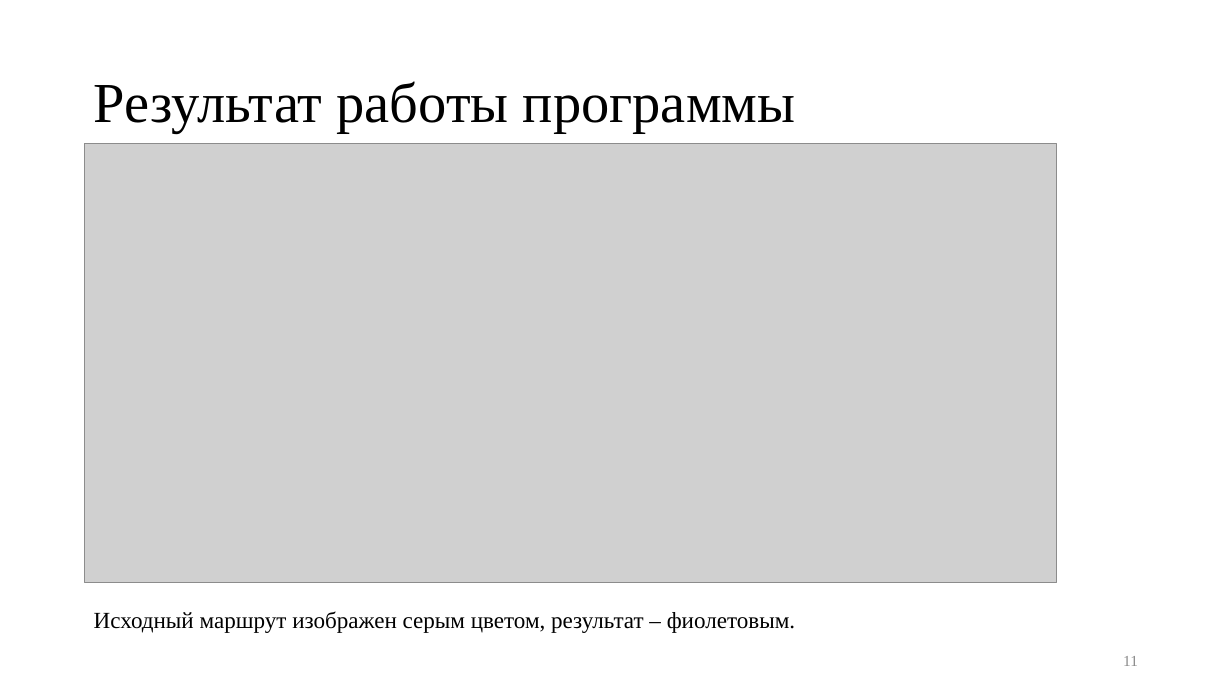
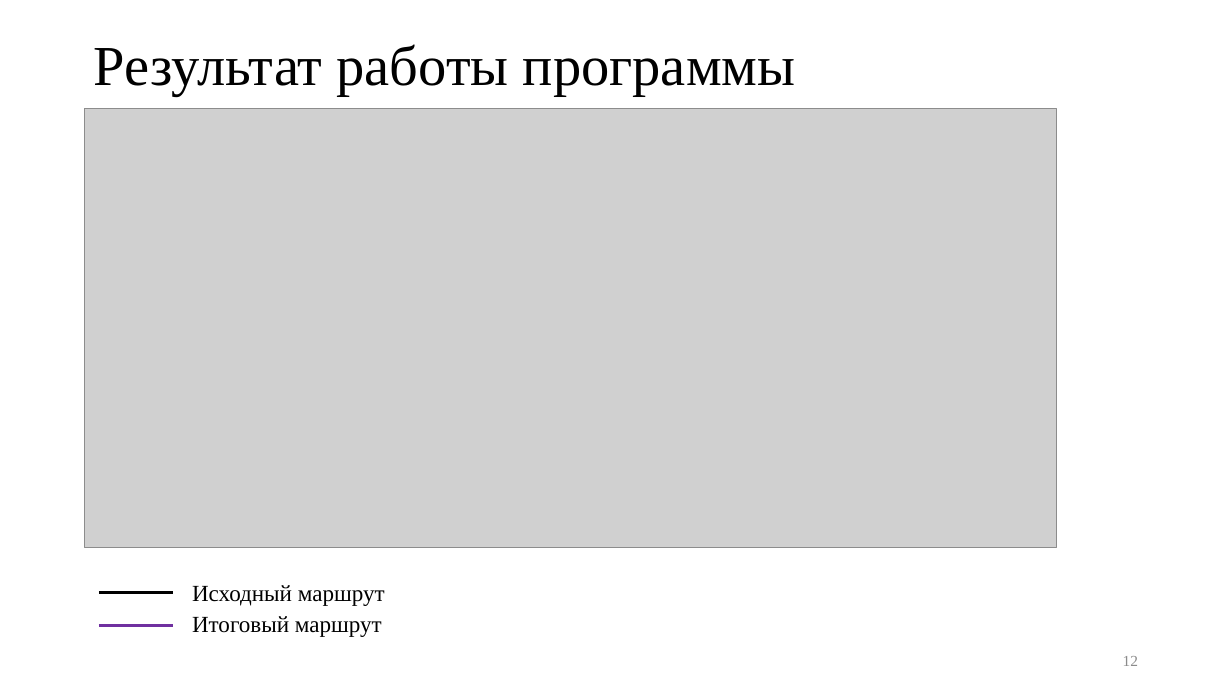
Before and after one commit to kaedvann/TrackFilter, a slide deck: slide 12 of docs/thesis/thesis.pptx (slide 11 before the commit). Drawn at 1232x693 pixels with LibreOffice and Linux fonts; fonts in the diff are those of the drawing; grey boxes stand for pictures. Boxes give left, top, right and bottom in pixels: in the first picture for what was removed or moved away, otherwise in the second. Text is boxed around its words. In the diff, an @@ line names an element or a change of style, - is before the commit and + after.

```diff
--- a/docs/thesis/thesis.pptx
+++ b/docs/thesis/thesis.pptx
@@ title "Результат работы программы": place and size @@
-title "Результат работы программы" at bbox=[94, 81, 795, 133]
+title "Результат работы программы" at bbox=[94, 44, 795, 96]
@@ picture: place and size @@
-picture at bbox=[85, 143, 1057, 583]
+picture at bbox=[85, 108, 1057, 548]
@@ line added from (99, 592) to (174, 592), #000000 2.25 pt @@
@@ text added at bbox=[192, 585, 385, 606], 18 pt, text #000000 @@
+Исходный маршрут
@@ text removed at bbox=[94, 611, 795, 633] @@
-Исходный маршрут изображен серым цветом, результат – фиолетовым.
@@ line added from (99, 626) to (174, 626), #7030A0 2.25 pt @@
@@ text added at bbox=[192, 616, 382, 637], 18 pt, text #000000 @@
+Итоговый маршрут
@@ page number at bbox=[1123, 656, 1138, 666]: text changed @@
-11
+12
```
Also in this commit, not shown: 2 other slides changed, 2 slides added.
